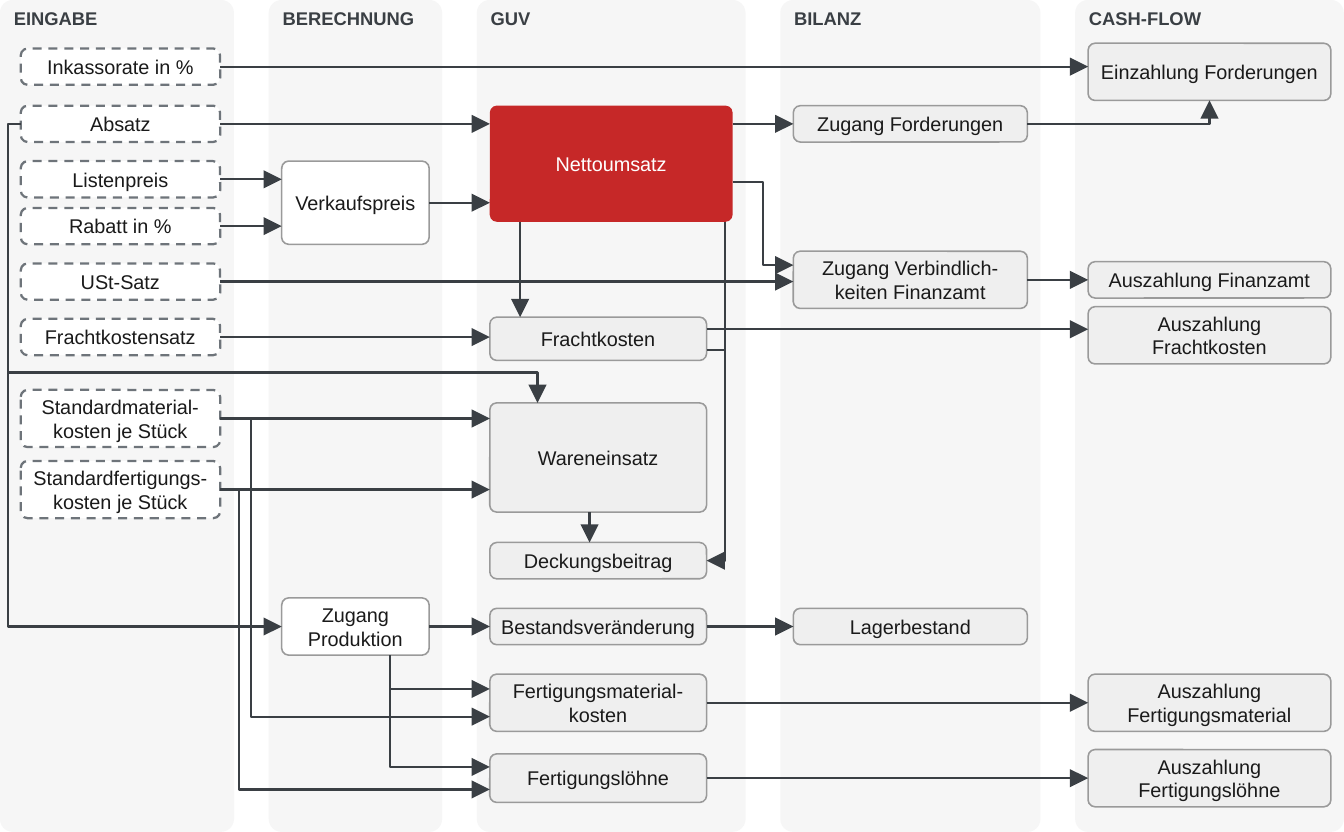
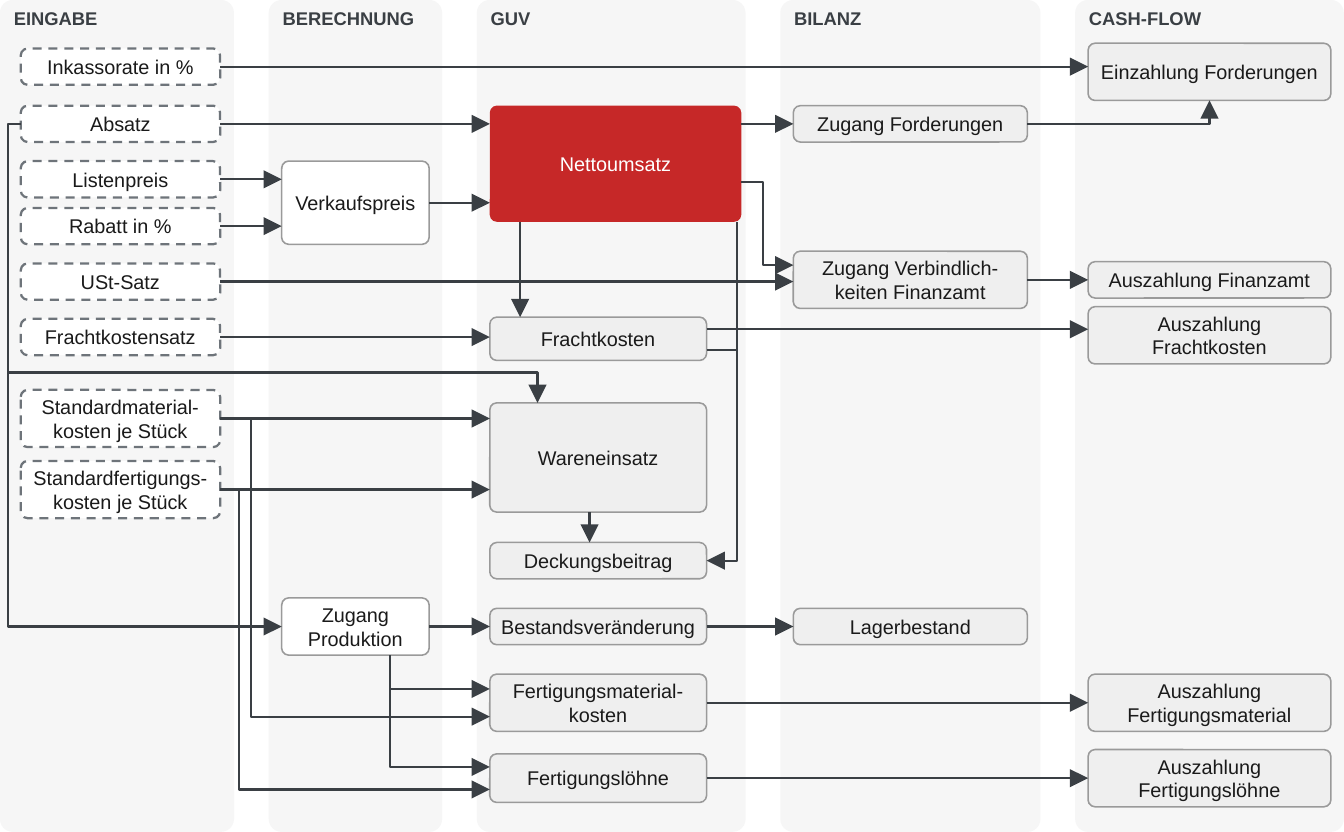
Before and after one commit to scotandmillfield-spec/Planung_Reporting_6, a slide deck: slide 1 of abbildungen/kap5/Hyperion_Planning_Individuelle_Planungsmodelle_Business_Rules.pptx. Drawn at 1344x832 pixels with LibreOffice and Linux fonts; fonts in the diff are those of the drawing. Boxes give left, top, right and bottom in pixels: in the first picture for what was removed or moved away, otherwise in the second. Text is boxed around its words. In the diff, an @@ line names an element or a change of style, - is before the commit and + after.

```diff
--- a/abbildungen/kap5/Hyperion_Planning_Individuelle_Planungsmodelle_Business_Rules.pptx
+++ b/abbildungen/kap5/Hyperion_Planning_Individuelle_Planungsmodelle_Business_Rules.pptx
@@ rounded rectangle "Nettoumsatz": place and size @@
-rounded rectangle "Nettoumsatz" at [489, 106, 731, 223]
+rounded rectangle "Nettoumsatz" at [489, 106, 740, 223]
@@ freeform shape: place and size @@
-freeform shape at [734, 123, 795, 123]
+freeform shape at [743, 123, 795, 123]
@@ freeform shape: place and size @@
-freeform shape at [734, 183, 795, 267]
+freeform shape at [743, 183, 795, 267]
@@ freeform shape: place and size @@
-freeform shape at [707, 223, 725, 562]
+freeform shape at [707, 223, 738, 562]
@@ freeform shape: place and size @@
-freeform shape at [707, 350, 725, 350]
+freeform shape at [707, 350, 738, 350]
```
Also in this commit, not shown: 3 other files.
